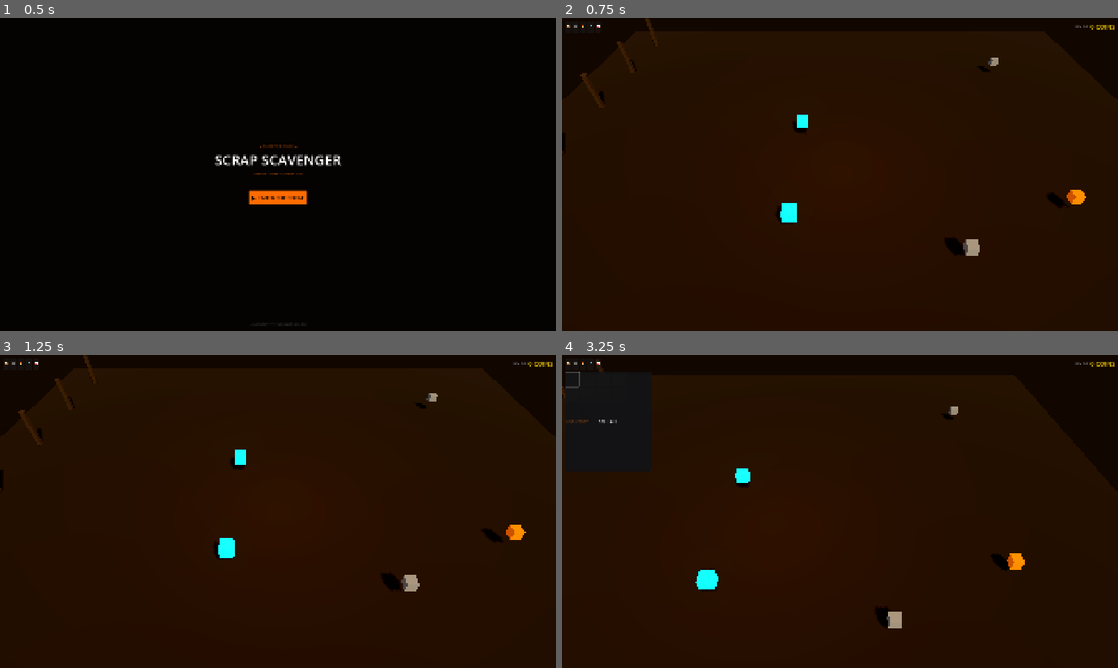
Above: before the commit, frames 1-4 (two rows, left to right).
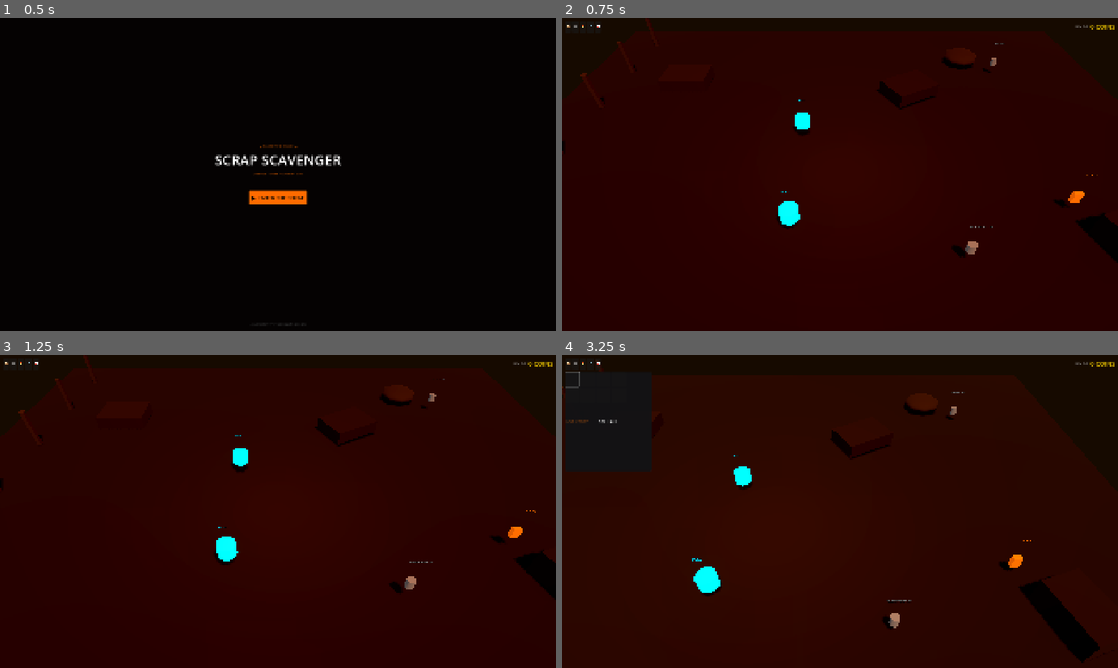
Above: after the commit, the same moments.

Repository: PrzemSas/scrap-scavenger
Game: Godot game, scene res://scenes/main/MainMenu.tscn
Same seed, same stepped clock (60 frames per second), same inputs: the game is played once before the commit and once after it.
Inputs (mouse positions are in pixels of both pictures, inside the frame that each line leads up to):
- Up to frame 1 (0.5 s): no input
- Up to frame 2 (0.75 s): click "▶ ENTER THE FORGE" at 0.5 s
- Up to frame 3 (1.25 s): no input
- Up to frame 4 (3.25 s): click "📦" at 1.25 s; move the mouse to (962, 495) at 2.02 s; hold Right (ui_right) 2.03-2.78 s; click (962, 495) at 2.17 s; move the mouse to (728, 527) at 2.77 s; hold Down (ui_down) from 2.78 s (still down); click (728, 527) at 2.92 s

Frame 1 is identical in both runs. In frame 2, 1.7% of the frame differs, in the area x 0-100%, y 8-79%; in frame 3, 1.7%; in frame 4, 2.4%, in the area x 23-97%, y 11-99%.

Commit message:
feat: Phase 5 — unique scrap shapes, junk piles, day/night, pause menu, name labels

Diff:
--- a/project.godot
+++ b/project.godot
@@ -1,24 +1,39 @@
 ; Engine configuration file.
+; It's best edited using the editor UI and not directly,
+; since the parameters that go here are not all obvious.
+;
+; Format:
+;   [section] ; section goes between []
+;   param=value ; assign values to parameters
+
 config_version=5
 
+[animation]
+
+compatibility/default_parent_skeleton_in_mesh_instance_3d=true
+
 [application]
+
 config/name="Scrap Scavenger"
 run/main_scene="res://scenes/main/MainMenu.tscn"
-config/features=PackedStringArray("4.4", "GL Compatibility")
+config/features=PackedStringArray("4.6", "GL Compatibility")
 
 [autoload]
+
 GameManager="*res://scripts/autoload/GameManager.gd"
 SaveManager="*res://scripts/autoload/SaveManager.gd"
 AudioManager="*res://scripts/autoload/AudioManager.gd"
 SoundHooks="*res://scripts/autoload/SoundHooks.gd"
 
 [display]
+
 window/size/viewport_width=1920
 window/size/viewport_height=1080
 window/stretch/mode="canvas_items"
 window/stretch/aspect="expand"
 
 [rendering]
+
 renderer/rendering_method="gl_compatibility"
 renderer/rendering_method.mobile="gl_compatibility"
 environment/defaults/default_clear_color=Color(0.015, 0.01, 0.02, 1)
--- a/scenes/main/Main.tscn
+++ b/scenes/main/Main.tscn
@@ -1,10 +1,13 @@
-[gd_scene load_steps=9 format=3]
+[gd_scene load_steps=11 format=3]
 
 [ext_resource type="Script" path="res://scripts/SpawnManager.gd" id="1"]
 [ext_resource type="PackedScene" path="res://scenes/ui/HUD.tscn" id="2"]
 [ext_resource type="Script" path="res://scripts/AutoCollector.gd" id="3"]
 [ext_resource type="Script" path="res://scripts/CameraController.gd" id="4"]
 [ext_resource type="PackedScene" path="res://scenes/objects/EnvironmentProps.tscn" id="5"]
+[ext_resource type="PackedScene" path="res://scenes/objects/JunkPiles.tscn" id="6"]
+[ext_resource type="Script" path="res://scripts/DayNightCycle.gd" id="7"]
+[ext_resource type="PackedScene" path="res://scenes/ui/PauseMenu.tscn" id="8"]
 
 [sub_resource type="PlaneMesh" id="PlaneMesh_1"]
 size = Vector2(24, 24)
@@ -26,7 +29,6 @@
 fog_enabled = true
 fog_light_color = Color(0.1, 0.06, 0.02, 1)
 fog_density = 0.01
-fog_aerial_perspective = 0.3
 
 [node name="Main" type="Node3D"]
 
@@ -35,22 +37,23 @@
 fov = 50.0
 script = ExtResource("4")
 
-[node name="DirectionalLight3D" type="DirectionalLight3D" parent="."]
+[node name="SunLight" type="DirectionalLight3D" parent="."]
 transform = Transform3D(0.866, -0.354, 0.354, 0, 0.707, 0.707, -0.5, -0.612, 0.612, 5, 12, 5)
 light_color = Color(1, 0.85, 0.6, 1)
 light_energy = 0.7
 shadow_enabled = true
+script = ExtResource("7")
 
 [node name="FillLight" type="DirectionalLight3D" parent="."]
 transform = Transform3D(0.866, 0.354, -0.354, 0, 0.707, 0.707, 0.5, -0.612, 0.612, -5, 8, -5)
 light_color = Color(0.3, 0.4, 0.6, 1)
 light_energy = 0.2
 
-[node name="PointLight" type="OmniLight3D" parent="."]
+[node name="ForgeLight" type="OmniLight3D" parent="."]
 transform = Transform3D(1, 0, 0, 0, 1, 0, 0, 0, 1, 0, 3, 0)
 light_color = Color(1, 0.5, 0.1, 1)
-light_energy = 0.5
-omni_range = 12.0
+light_energy = 0.6
+omni_range = 14.0
 
 [node name="WorldEnvironment" type="WorldEnvironment" parent="."]
 environment = SubResource("Env_1")
@@ -61,6 +64,8 @@
 
 [node name="EnvironmentProps" parent="." instance=ExtResource("5")]
 
+[node name="JunkPiles" parent="." instance=ExtResource("6")]
+
 [node name="SpawnManager" type="Node3D" parent="."]
 script = ExtResource("1")
 
@@ -70,3 +75,5 @@
 [node name="CanvasLayer" type="CanvasLayer" parent="."]
 
 [node name="HUD" parent="CanvasLayer" instance=ExtResource("2")]
+
+[node name="PauseMenu" parent="CanvasLayer" instance=ExtResource("8")]
--- /dev/null
+++ b/scenes/objects/JunkPiles.tscn
@@ -0,0 +1,53 @@
+[gd_scene load_steps=7 format=3]
+
+[sub_resource type="BoxMesh" id="Pile1"]
+size = Vector3(2, 0.5, 1.5)
+
+[sub_resource type="StandardMaterial3D" id="PileMat1"]
+albedo_color = Color(0.2, 0.12, 0.06, 1)
+roughness = 0.95
+metallic = 0.1
+
+[sub_resource type="SphereMesh" id="Pile2"]
+radius = 0.8
+height = 0.6
+radial_segments = 8
+
+[sub_resource type="StandardMaterial3D" id="PileMat2"]
+albedo_color = Color(0.25, 0.15, 0.08, 1)
+roughness = 0.9
+
+[sub_resource type="BoxMesh" id="Pile3"]
+size = Vector3(1.2, 0.8, 1.8)
+
+[sub_resource type="StandardMaterial3D" id="PileMat3"]
+albedo_color = Color(0.18, 0.1, 0.05, 1)
+roughness = 0.95
+metallic = 0.15
+
+[node name="JunkPiles" type="Node3D"]
+
+[node name="Pile1" type="MeshInstance3D" parent="."]
+transform = Transform3D(1, 0, 0, 0, 1, 0, 0, 0, 1, -7, 0.25, -6)
+mesh = SubResource("Pile1")
+surface_material_override/0 = SubResource("PileMat1")
+
+[node name="Pile2" type="MeshInstance3D" parent="."]
+transform = Transform3D(1, 0, 0, 0, 1, 0, 0, 0, 1, 6, 0.3, -8)
+mesh = SubResource("Pile2")
+surface_material_override/0 = SubResource("PileMat2")
+
+[node name="Pile3" type="MeshInstance3D" parent="."]
+transform = Transform3D(0.95, 0, 0.31, 0, 1, 0, -0.31, 0, 0.95, 8, 0.4, 3)
+mesh = SubResource("Pile3")
+surface_material_override/0 = SubResource("PileMat3")
+
+[node name="Pile4" type="MeshInstance3D" parent="."]
+transform = Transform3D(1, 0, 0, 0, 1, 0, 0, 0, 1, -5, 0.2, 7)
+mesh = SubResource("Pile2")
+surface_material_override/0 = SubResource("PileMat1")
+
+[node name="Pile5" type="MeshInstance3D" parent="."]
+transform = Transform3D(0.87, 0, 0.5, 0, 1, 0, -0.5, 0, 0.87, 3, 0.35, -5)
+mesh = SubResource("Pile1")
+surface_material_override/0 = SubResource("PileMat3")
--- a/scenes/objects/ScrapItem.tscn
+++ b/scenes/objects/ScrapItem.tscn
@@ -18,4 +18,12 @@
 [node name="CollisionShape3D" type="CollisionShape3D" parent="."]
 shape = SubResource("BoxShape3D_1")
 
+[node name="NameLabel" type="Label3D" parent="."]
+transform = Transform3D(1, 0, 0, 0, 1, 0, 0, 0, 1, 0, 0.9, 0)
+billboard = 1
+text = ""
+font_size = 16
+outline_size = 3
+modulate = Color(1, 0.42, 0, 0.8)
+
 [connection signal="input_event" from="." to="." method="_on_input_event"]
--- /dev/null
+++ b/scenes/ui/PauseMenu.tscn
@@ -0,0 +1,75 @@
+[gd_scene load_steps=3 format=3]
+
+[ext_resource type="Script" path="res://scripts/PauseMenu.gd" id="1"]
+
+[sub_resource type="StyleBoxFlat" id="PanelStyle"]
+bg_color = Color(0.02, 0.02, 0.03, 0.95)
+border_color = Color(1, 0.42, 0, 0.3)
+set_border_width_all = 2
+corner_radius_top_left = 12
+corner_radius_top_right = 12
+corner_radius_bottom_right = 12
+corner_radius_bottom_left = 12
+
+[node name="PauseMenu" type="Control"]
+process_mode = 3
+layout_mode = 3
+anchors_preset = 15
+anchor_right = 1.0
+anchor_bottom = 1.0
+script = ExtResource("1")
+
+[node name="Dimmer" type="ColorRect" parent="."]
+layout_mode = 1
+anchors_preset = 15
+anchor_right = 1.0
+anchor_bottom = 1.0
+color = Color(0, 0, 0, 0.6)
+
+[node name="Panel" type="PanelContainer" parent="."]
+layout_mode = 1
+anchors_preset = 8
+anchor_left = 0.5
+anchor_top = 0.5
+anchor_right = 0.5
+anchor_bottom = 0.5
+offset_left = -160.0
+offset_top = -140.0
+offset_right = 160.0
+offset_bottom = 140.0
+grow_horizontal = 2
+grow_vertical = 2
+theme_override_styles/panel = SubResource("PanelStyle")
+
+[node name="VBox" type="VBoxContainer" parent="Panel"]
+layout_mode = 2
+alignment = 1
+
+[node name="Title" type="Label" parent="Panel/VBox"]
+layout_mode = 2
+theme_override_colors/font_color = Color(1, 0.42, 0, 1)
+theme_override_font_sizes/font_size = 24
+text = "PAUSED"
+horizontal_alignment = 1
+
+[node name="Spacer1" type="Control" parent="Panel/VBox"]
+layout_mode = 2
+custom_minimum_size = Vector2(0, 20)
+
+[node name="ResumeBtn" type="Button" parent="Panel/VBox"]
+layout_mode = 2
+custom_minimum_size = Vector2(0, 40)
+text = "▶ RESUME"
+theme_override_font_sizes/font_size = 14
+
+[node name="SaveBtn" type="Button" parent="Panel/VBox"]
+layout_mode = 2
+custom_minimum_size = Vector2(0, 40)
+text = "💾 SAVE GAME"
+theme_override_font_sizes/font_size = 14
+
+[node name="MenuBtn" type="Button" parent="Panel/VBox"]
+layout_mode = 2
+custom_minimum_size = Vector2(0, 40)
+text = "🏠 MAIN MENU"
+theme_override_font_sizes/font_size = 14
--- /dev/null
+++ b/scripts/DayNightCycle.gd
@@ -0,0 +1,37 @@
+extends DirectionalLight3D
+
+@export var cycle_speed: float = 0.02  # Full cycle ~5 min
+@export var min_energy: float = 0.15
+@export var max_energy: float = 0.8
+
+var _time: float = 0.3  # Start at "morning"
+
+var day_color: Color = Color(1, 0.85, 0.6)
+var sunset_color: Color = Color(1, 0.4, 0.15)
+var night_color: Color = Color(0.15, 0.2, 0.4)
+
+func _process(delta: float) -> void:
+	_time += delta * cycle_speed
+	if _time > 1.0:
+		_time -= 1.0
+
+	# Energy curve: bright during day, dim at night
+	var energy_curve = sin(_time * PI)
+	light_energy = lerp(min_energy, max_energy, max(energy_curve, 0.0))
+
+	# Color shift
+	if _time < 0.25:
+		# Night to sunrise
+		light_color = night_color.lerp(sunset_color, _time / 0.25)
+	elif _time < 0.5:
+		# Sunrise to noon
+		light_color = sunset_color.lerp(day_color, (_time - 0.25) / 0.25)
+	elif _time < 0.75:
+		# Noon to sunset
+		light_color = day_color.lerp(sunset_color, (_time - 0.5) / 0.25)
+	else:
+		# Sunset to night
+		light_color = sunset_color.lerp(night_color, (_time - 0.75) / 0.25)
+
+	# Rotate sun
+	rotation.x = lerp(-0.3, -1.2, sin(_time * PI))
--- /dev/null
+++ b/scripts/PauseMenu.gd
@@ -0,0 +1,33 @@
+extends Control
+
+func _ready() -> void:
+	visible = false
+	$Panel/VBox/ResumeBtn.pressed.connect(_resume)
+	$Panel/VBox/SaveBtn.pressed.connect(_save)
+	$Panel/VBox/MenuBtn.pressed.connect(_to_menu)
+
+func _unhandled_input(event: InputEvent) -> void:
+	if event.is_action_pressed("ui_cancel"):
+		toggle_pause()
+
+func toggle_pause() -> void:
+	visible = not visible
+	get_tree().paused = visible
+
+func _resume() -> void:
+	AudioManager.play_click()
+	visible = false
+	get_tree().paused = false
+
+func _save() -> void:
+	AudioManager.play_click()
+	SaveManager.save_game()
+	$Panel/VBox/SaveBtn.text = "✓ SAVED!"
+	get_tree().create_timer(1.5).timeout.connect(func():
+		$Panel/VBox/SaveBtn.text = "💾 SAVE GAME"
+	)
+
+func _to_menu() -> void:
+	get_tree().paused = false
+	SaveManager.save_game()
+	get_tree().change_scene_to_file("res://scenes/main/MainMenu.tscn")
--- a/scripts/ScrapItem.gd
+++ b/scripts/ScrapItem.gd
@@ -10,25 +10,111 @@
 func setup(data: Dictionary) -> void:
 	scrap_data = data
 	_initial_y = position.y
-	var mesh = $MeshInstance3D
+	var mesh_inst = $MeshInstance3D
+	var col_shape = $CollisionShape3D
+	var rarity = data.get("rarity", 0)
+	var colors = [Color("#888888"), Color("#ff6a00"), Color("#00e5ff"), Color("#FFD700")]
+
+	# Different mesh per scrap type
+	var item_id = data.get("id", "can")
+	match item_id:
+		"can":
+			var m = CylinderMesh.new()
+			m.top_radius = 0.12
+			m.bottom_radius = 0.12
+			m.height = 0.3
+			mesh_inst.mesh = m
+			var s = CylinderShape3D.new()
+			s.radius = 0.12
+			s.height = 0.3
+			col_shape.shape = s
+		"bolt":
+			var m = CylinderMesh.new()
+			m.top_radius = 0.08
+			m.bottom_radius = 0.08
+			m.height = 0.25
+			mesh_inst.mesh = m
+			var s = CylinderShape3D.new()
+			s.radius = 0.08
+			s.height = 0.25
+			col_shape.shape = s
+		"pipe":
+			var m = CylinderMesh.new()
+			m.top_radius = 0.06
+			m.bottom_radius = 0.06
+			m.height = 0.6
+			mesh_inst.mesh = m
+			mesh_inst.rotation.z = PI / 2
+			var s = CylinderShape3D.new()
+			s.radius = 0.06
+			s.height = 0.6
+			col_shape.shape = s
+		"cable":
+			var m = TorusMesh.new()
+			m.inner_radius = 0.06
+			m.outer_radius = 0.18
+			mesh_inst.mesh = m
+			var s = SphereShape3D.new()
+			s.radius = 0.2
+			col_shape.shape = s
+		"battery":
+			var m = BoxMesh.new()
+			m.size = Vector3(0.25, 0.35, 0.15)
+			mesh_inst.mesh = m
+			var s = BoxShape3D.new()
+			s.size = Vector3(0.25, 0.35, 0.15)
+			col_shape.shape = s
+		"motor":
+			var m = CylinderMesh.new()
+			m.top_radius = 0.2
+			m.bottom_radius = 0.2
+			m.height = 0.3
+			mesh_inst.mesh = m
+			var s = CylinderShape3D.new()
+			s.radius = 0.2
+			s.height = 0.3
+			col_shape.shape = s
+		"gold":
+			var m = PrismMesh.new()
+			m.size = Vector3(0.3, 0.3, 0.3)
+			mesh_inst.mesh = m
+			var s = BoxShape3D.new()
+			s.size = Vector3(0.3, 0.3, 0.3)
+			col_shape.shape = s
+		_:
+			var m = BoxMesh.new()
+			m.size = Vector3(0.3, 0.3, 0.3)
+			mesh_inst.mesh = m
+
+	# Material
 	var mat = StandardMaterial3D.new()
-	var colors = [Color("#888888"), Color("#ff6a00"), Color("#00e5ff"), Color("#FFD700")]
-	var rarity = data.get("rarity", 0)
 	mat.albedo_color = colors[rarity]
 	mat.emission_enabled = true
 	mat.emission = colors[rarity]
-	mat.emission_energy_multiplier = 0.5 + rarity * 0.3
-	mesh.material_override = mat
+	mat.emission_energy_multiplier = 0.5 + rarity * 0.4
+	mat.metallic = 0.3 + rarity * 0.15
+	mat.roughness = 0.7 - rarity * 0.1
+	mesh_inst.material_override = mat
+
+	# Scale by rarity
 	if rarity >= 2:
-		mesh.scale = Vector3(1.3, 1.3, 1.3)
+		mesh_inst.scale = Vector3(1.4, 1.4, 1.4)
 	if rarity >= 3:
-		mesh.scale = Vector3(1.6, 1.6, 1.6)
+		mesh_inst.scale = Vector3(1.8, 1.8, 1.8)
+
+	# Name label
+	var label = $NameLabel
+	if label:
+		label.text = data.get("name", "")
+		label.modulate = colors[rarity]
 
 func _process(delta: float) -> void:
 	_bob_time += delta
 	position.y = _initial_y + 0.5 + sin(_bob_time * 2.0) * 0.1
 	if scrap_data.get("rarity", 0) >= 3:
 		rotation.y += delta * 1.5
+	elif scrap_data.get("rarity", 0) >= 2:
+		rotation.y += delta * 0.5
 
 func _on_input_event(_camera: Node, event: InputEvent, _position: Vector3, _normal: Vector3, _shape_idx: int) -> void:
 	if event is InputEventMouseButton and event.pressed and event.button_index == MOUSE_BUTTON_LEFT:
@@ -40,7 +126,6 @@
 		if GameManager.inventory.size() < GameManager.max_slots:
 			GameManager.add_to_inventory(scrap_data.duplicate())
 	GameManager.add_coins(value)
-	# Sound
 	AudioManager.play_collect()
 	# Sparks
 	var sparks = SPARKS_SCENE.instantiate()
